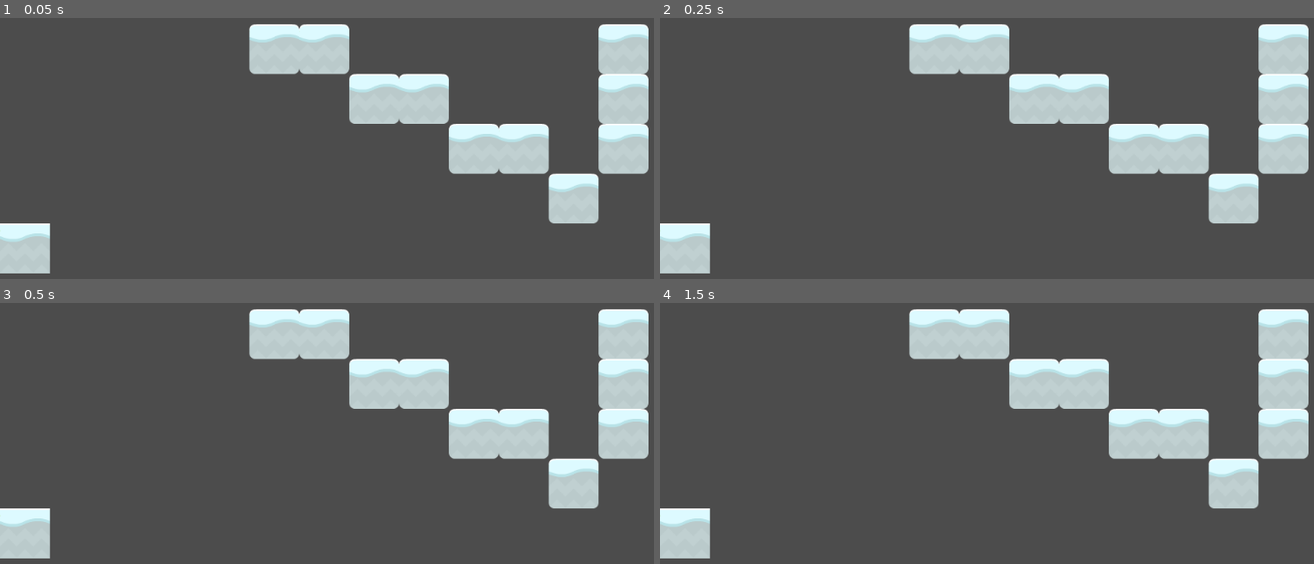
Above: before the commit, frames 1-4 (two rows, left to right).
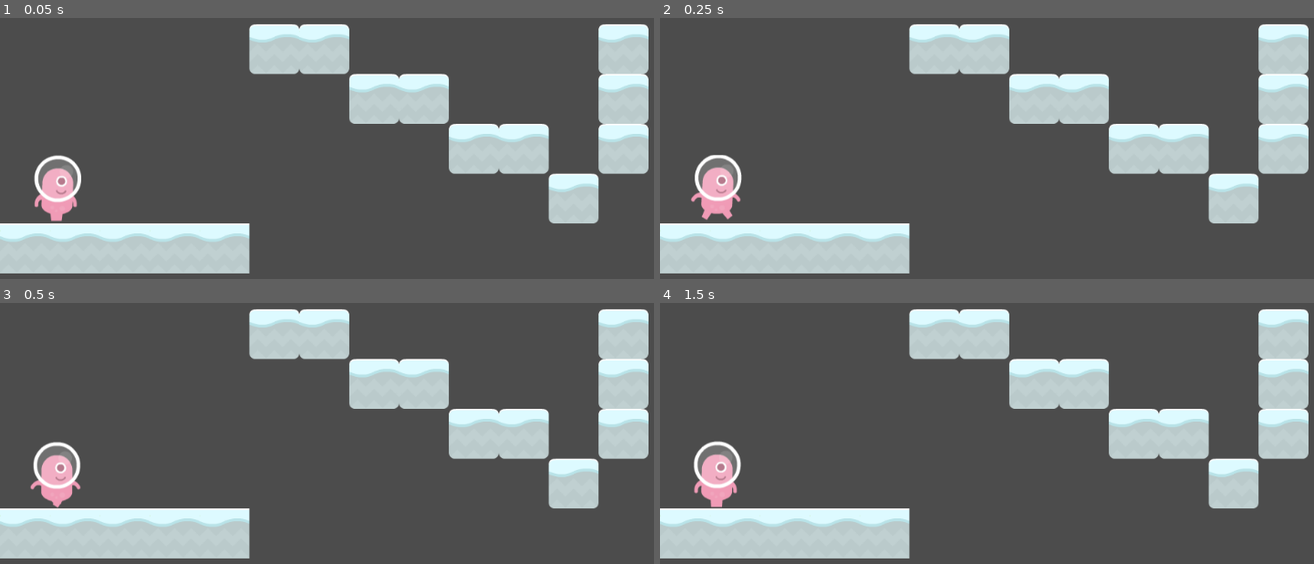
Above: after the commit, the same moments.

Repository: AngelOnFira/uottawa-game-jam
Game: Godot game, scene res://Scenes/GameScene.tscn
The game is run twice, just before and just after one commit, with the same random seed, the same clock (stepped at 60 frames per second) and the same inputs. Before the commit the project has no main scene; this scene is started directly in both runs.
Inputs:
- Up to frame 1 (0.05 s): no input
- Up to frame 2 (0.25 s): no input
- Up to frame 3 (0.5 s): no input
- Up to frame 4 (1.5 s): tap Enter at 1.25 s

The runs differ from the first frame. In frame 1, 7.3% of the frame differs, in the area x 5-39%, y 52-98%; in frame 2, 7.3%, in the area x 4-39%, y 52-98%; in frame 3, 7.3%; in frame 4, 7.3%.

Commit message:
basic walking animation

Diff:
--- /dev/null
+++ b/game-jam/Scenes/AnimatedSprite.gd
@@ -0,0 +1,16 @@
+extends AnimatedSprite
+var timeElapsed = 0
+
+func _ready():
+	set_process(true)
+
+func _process(delta):
+	timeElapsed += delta
+
+	if(timeElapsed > 0.1):
+		if(get_frame() == self.get_sprite_frames().get_frame_count("AnimatedSprite") - 1):
+			set_frame(0)
+		else:
+			set_frame(get_frame() + 1)
+
+		timeElapsed = 0
--- a/game-jam/Scenes/GameScene.tscn
+++ b/game-jam/Scenes/GameScene.tscn
@@ -1,6 +1,27 @@
-[gd_scene load_steps=2 format=2]
+[gd_scene load_steps=15 format=2]
 
 [ext_resource path="res://Scenes/TileSet.tres" type="TileSet" id=1]
+[ext_resource path="res://Assets/Character_sprites/p3_walk01.png" type="Texture" id=2]
+[ext_resource path="res://Assets/Character_sprites/p3_walk02.png" type="Texture" id=3]
+[ext_resource path="res://Assets/Character_sprites/p3_walk03.png" type="Texture" id=4]
+[ext_resource path="res://Assets/Character_sprites/p3_walk04.png" type="Texture" id=5]
+[ext_resource path="res://Assets/Character_sprites/p3_walk05.png" type="Texture" id=6]
+[ext_resource path="res://Assets/Character_sprites/p3_walk06.png" type="Texture" id=7]
+[ext_resource path="res://Assets/Character_sprites/p3_walk07.png" type="Texture" id=8]
+[ext_resource path="res://Assets/Character_sprites/p3_walk08.png" type="Texture" id=9]
+[ext_resource path="res://Assets/Character_sprites/p3_walk09.png" type="Texture" id=10]
+[ext_resource path="res://Assets/Character_sprites/p3_walk10.png" type="Texture" id=11]
+[ext_resource path="res://Assets/Character_sprites/p3_walk11.png" type="Texture" id=12]
+[ext_resource path="res://Scenes/AnimatedSprite.gd" type="Script" id=13]
+
+[sub_resource type="SpriteFrames" id=1]
+
+animations = [ {
+"frames": [ ExtResource( 2 ), ExtResource( 3 ), ExtResource( 4 ), ExtResource( 5 ), ExtResource( 6 ), ExtResource( 7 ), ExtResource( 8 ), ExtResource( 9 ), ExtResource( 10 ), ExtResource( 11 ), ExtResource( 12 ) ],
+"loop": true,
+"name": "default",
+"speed": 5.0
+} ]
 
 [node name="GameScene" type="Node2D" index="0"]
 
@@ -22,5 +43,12 @@
 collision_mask = 1
 occluder_light_mask = 1
 format = 1
-tile_data = PoolIntArray( 196613, 1, 0, 196614, 1, 0, 196620, 1, 0, 262151, 1, 0, 262152, 1, 0, 262156, 1, 0, 327689, 1, 0, 327690, 1, 0, 327692, 1, 0, 393227, 1, 0, 458752, 0, 0 )
+tile_data = PoolIntArray( 196613, 1, 0, 196614, 1, 0, 196620, 1, 0, 262151, 1, 0, 262152, 1, 0, 262156, 1, 0, 327689, 1, 0, 327690, 1, 0, 327692, 1, 0, 393227, 1, 0, 458752, 0, 0, 458753, 0, 0, 458754, 0, 0, 458755, 0, 0, 458756, 0, 0 )
 _sections_unfolded = [ "Cell" ]
+
+[node name="AnimatedSprite" type="AnimatedSprite" parent="." index="1"]
+
+position = Vector2( 79, 442 )
+frames = SubResource( 1 )
+animation = "default"
+script = ExtResource( 13 )
--- a/game-jam/Scenes/Tileset.tscn
+++ b/game-jam/Scenes/Tileset.tscn
@@ -1,11 +1,48 @@
-[gd_scene load_steps=2 format=2]
+[gd_scene load_steps=3 format=2]
 
 [ext_resource path="res://Assets/Snow/snowMid.png" type="Texture" id=1]
+[ext_resource path="res://Assets/Snow/snow.png" type="Texture" id=2]
 
-
-[node name="Tileset" type="Node2D" index="0"]
+[node name="TileSet" type="Node2D" index="0"]
 
 [node name="Floor" type="Sprite" parent="." index="0"]
 
-position = Vector2( 36, 36 )
+position = Vector2( 35, 35 )
 texture = ExtResource( 1 )
+_sections_unfolded = [ "Region", "Transform", "Z Index" ]
+
+[node name="StaticBody2D" type="StaticBody2D" parent="Floor" index="0"]
+
+input_pickable = false
+collision_layer = 1
+collision_mask = 1
+constant_linear_velocity = Vector2( 0, 0 )
+constant_angular_velocity = 0.0
+friction = 1.0
+bounce = 0.0
+
+[node name="CollisionPolygon2D" type="CollisionPolygon2D" parent="Floor/StaticBody2D" index="0"]
+
+build_mode = 0
+polygon = PoolVector2Array( -35, -35, 35, -35, 35, 35, -35, 35, -35, -35 )
+
+[node name="Platform" type="Sprite" parent="." index="1"]
+
+position = Vector2( 40, 130 )
+texture = ExtResource( 2 )
+_sections_unfolded = [ "Region", "Transform", "Z Index" ]
+
+[node name="StaticBody2D" type="StaticBody2D" parent="Platform" index="0"]
+
+input_pickable = false
+collision_layer = 1
+collision_mask = 1
+constant_linear_velocity = Vector2( 0, 0 )
+constant_angular_velocity = 0.0
+friction = 1.0
+bounce = 0.0
+
+[node name="CollisionPolygon2D" type="CollisionPolygon2D" parent="Platform/StaticBody2D" index="0"]
+
+build_mode = 0
+polygon = PoolVector2Array( -35, -35, 35, -35, 35, 35, -35, 35, -35, -35 )
--- a/game-jam/project.godot
+++ b/game-jam/project.godot
@@ -11,6 +11,7 @@
 [application]
 
 config/name="game-jam"
+run/main_scene="res://Scenes/GameScene.tscn"
 config/icon="res://icon.png"
 
 [rendering]
